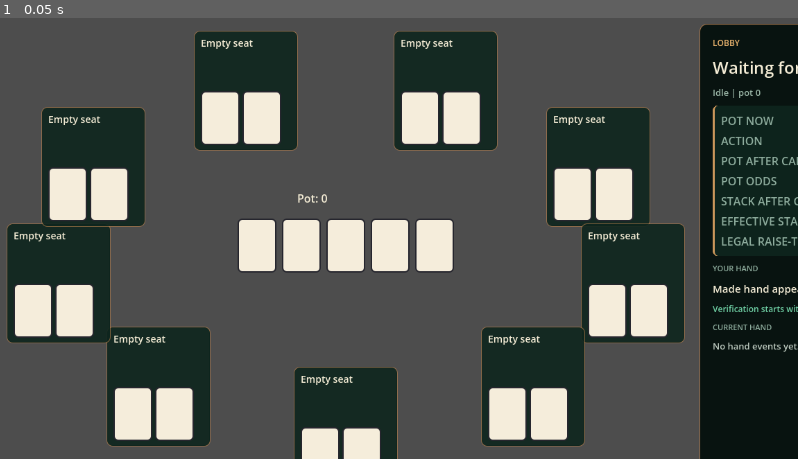
Above: before the commit, frame 1.
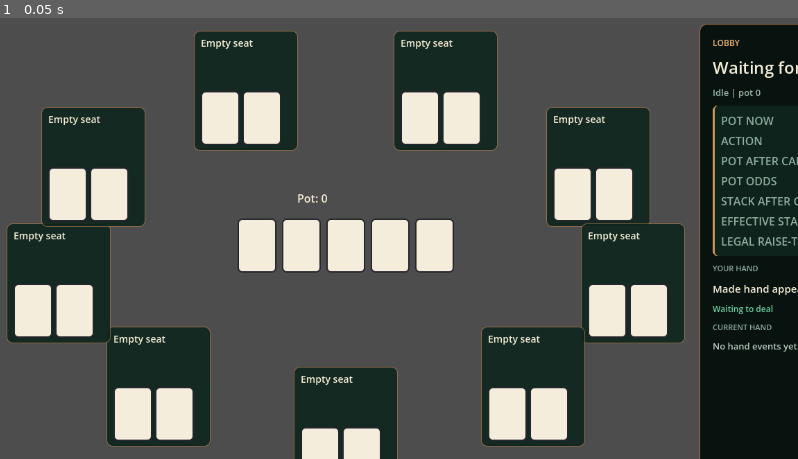
Above: after the commit, the same moment.

Repository: nephrium83/texas-holdem
Game: Godot game, scene res://main.tscn
The game is run twice, just before and just after one commit, with the same random seed, the same clock (stepped at 60 frames per second) and the same inputs.
Inputs:
- Up to frame 1 (0.05 s): no input

The runs differ from the first frame. In frame 1, 0.1% of the frame differs, in the area x 89-100%, y 65-68%.

Commit message:
fix(client): stop the deal-progress field claiming cryptographic verification
Same sin as a table declaring a policy it does not run, one layer up.

verification_view reported states named not_started / in_progress /
audit_pending / VERIFIED, with labels like "Deal and settlement verified"
rendered straight into the Godot client's VerificationLabel. Every one of
those is a cryptographic claim, and the function is a pure function of
`phase`: it reads no proof, no audit result, no verification outcome. It is
structurally incapable of reporting that verification FAILED, because a
hand whose proofs were never checked still reaches phase "settled" and was
labelled "verified" anyway.

The protocol doc made the claim explicit and wrong -- "The labels
deliberately avoid claiming more than the protocol has proven", followed by
"`verified` only after the audit and settlement complete".

So the field now says only what it measures:

  verification -> deal_progress
  in_progress  -> dealing        "Dealing"
  audit_pending-> in_hand        "Hand in progress"
  verified     -> settled        "Hand settled"

Security evidence stays separate and raw: deal_policy for what the table
committed to, proofs_verified for what this seat actually checked. Neither
is collapsed into an "attested" boolean, and the doc says not to render one
from proofs_verified > 0 -- the correct expected count depends on the seat
and shuffle-round structure, so that needs an explicit predicate rather
than a UI inference. Raw evidence and policy, no conclusion.

Renamed through every consumer rather than only where it was read: the
Godot scene node, the panel script, its GUT test's fixtures AND assertions
(the fixture injected the old label while the assertion expected the new
one -- the panel renders whatever it is handed, so that would have failed),
the protocol doc's field table, example snapshot, and section 5 text.

Controls: restoring either crypto-claiming state fires
test_deal_progress_labels_make_no_cryptographic_claim plus a snapshot test.

Full suite: 1307 passed, 3 skipped. Godot job covers the scene rename in CI.

Diff:
--- a/godot/test/unit/test_player_info_panel.gd
+++ b/godot/test/unit/test_player_info_panel.gd
@@ -37,9 +37,9 @@
 				"board_plays": false,
 			},
 		},
-		"verification": {
-			"state": "audit_pending",
-			"label": "Deal active | final audit pending",
+		"deal_progress": {
+			"state": "in_hand",
+			"label": "Hand in progress",
 		},
 		"events": [
 			{"seq": 1, "text": "--- Hand #12 (10/20) ---"},
@@ -92,9 +92,9 @@
 		"street_label": "Idle",
 		"pot": 0,
 	}
-	snapshot["verification"] = {
-		"state": "verified",
-		"label": "Deal and settlement verified",
+	snapshot["deal_progress"] = {
+		"state": "settled",
+		"label": "Hand settled",
 	}
 	snapshot["settlement"] = {
 		"headline": "You won 120",
@@ -112,7 +112,7 @@
 	assert_true(panel.result_card.visible)
 	assert_string_contains(panel.result_text.text, "Main pot: You +120")
 	assert_string_contains(panel.result_text.text, "Your net: +70")
-	assert_eq(panel.verification_label.text, "Deal and settlement verified")
+	assert_eq(panel.deal_progress_label.text, "Hand settled")
 
 
 func test_match_complete_has_no_next_turn_decision():
--- a/godot/ui/player_info_panel.gd
+++ b/godot/ui/player_info_panel.gd
@@ -14,7 +14,7 @@
 @onready var effective_value: Label = %EffectiveValue
 @onready var raise_value: Label = %RaiseValue
 @onready var hand_label: Label = %HandLabel
-@onready var verification_label: Label = %VerificationLabel
+@onready var deal_progress_label: Label = %DealProgressLabel
 @onready var event_log: RichTextLabel = %EventLog
 @onready var result_card: PanelContainer = %ResultCard
 @onready var result_text: Label = %ResultText
@@ -29,7 +29,7 @@
 	_apply_state_color(state)
 	_apply_decision(turn)
 	_apply_hand(snapshot)
-	_apply_verification(snapshot)
+	_apply_deal_progress(snapshot)
 	_apply_events(snapshot.get("events", []))
 	_apply_result(snapshot, state)
 
@@ -85,10 +85,14 @@
 	hand_label.text = "%s%s" % [str(made.get("description", "")), suffix]
 
 
-func _apply_verification(snapshot: Dictionary) -> void:
-	var verification: Dictionary = snapshot.get("verification", {})
-	verification_label.text = str(
-		verification.get("label", "Verification state unavailable")
+## Renders deal PROGRESS, not a verification verdict. The label this
+## reads is derived from the hand's phase and says nothing about whether
+## proofs checked out; snapshot.deal_policy and snapshot.proofs_verified
+## carry that, and are deliberately not collapsed into a claim here.
+func _apply_deal_progress(snapshot: Dictionary) -> void:
+	var progress: Dictionary = snapshot.get("deal_progress", {})
+	deal_progress_label.text = str(
+		progress.get("label", "Deal state unavailable")
 	)
 
 
--- a/godot/ui/player_info_panel.tscn
+++ b/godot/ui/player_info_panel.tscn
@@ -146,11 +146,11 @@
 text = "Made hand appears on the flop"
 autowrap_mode = 2
 
-[node name="VerificationLabel" type="Label" parent="Margin/Content"]
+[node name="DealProgressLabel" type="Label" parent="Margin/Content"]
 unique_name_in_owner = true
 theme_override_colors/font_color = Color(0.44, 0.82, 0.65, 1)
 theme_override_font_sizes/font_size = 12
-text = "Verification starts with the deal"
+text = "Waiting to deal"
 autowrap_mode = 2
 
 [node name="ResultCard" type="PanelContainer" parent="Margin/Content"]
Not shown, changed: docs/GODOT_PROTOCOL.md
Not shown, changed: holdem/client_view.py
Not shown, changed: holdem/player_info.py
Not shown, changed: tests/test_client_view.py
Not shown, changed: tests/test_player_info.py
Not shown, changed: tests/test_sidecar_integration.py
